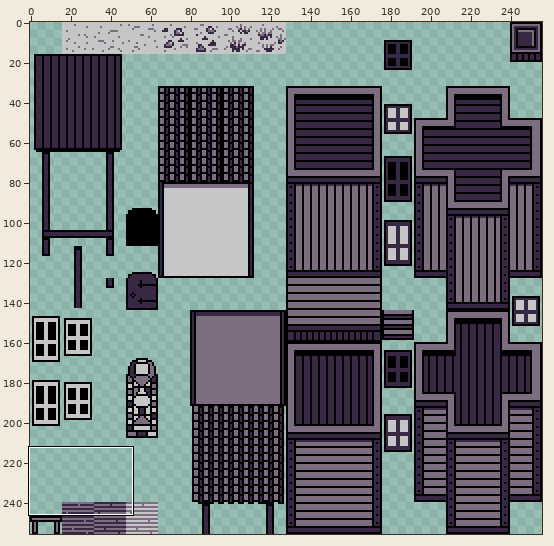
Edited in one commit: pixel-art file (Art/Tilesets/First Stage/OldTown1.aseprite). The picture above shows the old version from afar; the outline marks the close-up.
Close-up. Before:
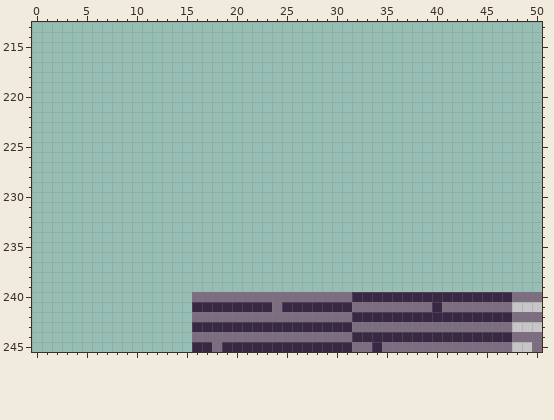
256x256 pixels, 1 frame. Shown: x 0..50, y 213..245. The commit also changed other parts of the picture, which this record leaves out.
New version:
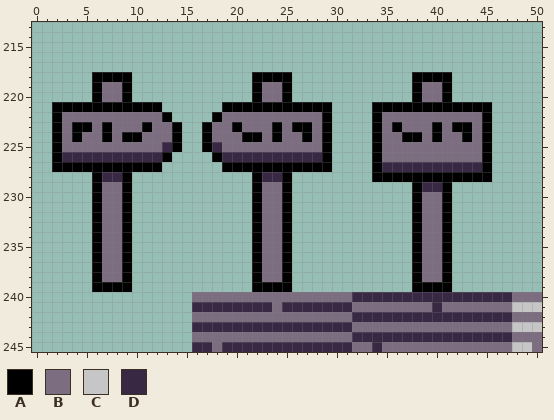
Palette (. is transparent): A #000000  B #7c6d80  C #c7c6c6  D #382843
Difference:
@@ x 0..50 @@
 217 ...................................................
-218 ...................................................
-219 ...................................................
-220 ...................................................
-221 ...................................................
-222 ...................................................
-223 ...................................................
-224 ...................................................
-225 ...................................................
-226 ...................................................
-227 ...................................................
-228 ...................................................
-229 ...................................................
-230 ...................................................
-231 ...................................................
-232 ...................................................
-233 ...................................................
-234 ...................................................
-235 ...................................................
-236 ...................................................
-237 ...................................................
-238 ...................................................
-239 ...................................................
+218 ......AAAA............AAAA............AAAA.........
+219 ......ABBA............ABBA............ABBA.........
+220 ......ABBA............ABBA............ABBA.........
+221 ..AAAAAAAAAAA......AAAAAAAAAAA....AAAAAAAAAAAA.....
+222 ..ABBBBBBBBBBA....ABBBBBBBBBBA....ABBBBBBBBBBA.....
+223 ..ABAABABBBABBA..ABBABBBABAABA....ABABBBABAABA.....
+224 ..ABABBABAABBBA..ABBBAABABBABA....ABBAABABBABA.....
+225 ..ABBBBBBBBBBDA..ADBBBBBBBBBBA....ABBBBBBBBBBA.....
+226 ..ADDDDDDDDDDA....ADDDDDDDDDDA....ABBBBBBBBBBA.....
+227 ..AAAAAAAAAAA......AAAAAAAAAAA....ADDDDDDDDDDA.....
+228 ......ADDA............ADDA........AAAAAAAAAAAA.....
+229 ......ABBA............ABBA............ADDA.........
+230 ......ABBA............ABBA............ABBA.........
+231 ......ABBA............ABBA............ABBA.........
+232 ......ABBA............ABBA............ABBA.........
+233 ......ABBA............ABBA............ABBA.........
+234 ......ABBA............ABBA............ABBA.........
+235 ......ABBA............ABBA............ABBA.........
+236 ......ABBA............ABBA............ABBA.........
+237 ......ABBA............ABBA............ABBA.........
+238 ......ABBA............ABBA............ABBA.........
+239 ......AAAA............AAAA............AAAA.........
 240 ................BBBBBBBBBBBBBBBBDDDDDDDDDDDDDDDDBBB
